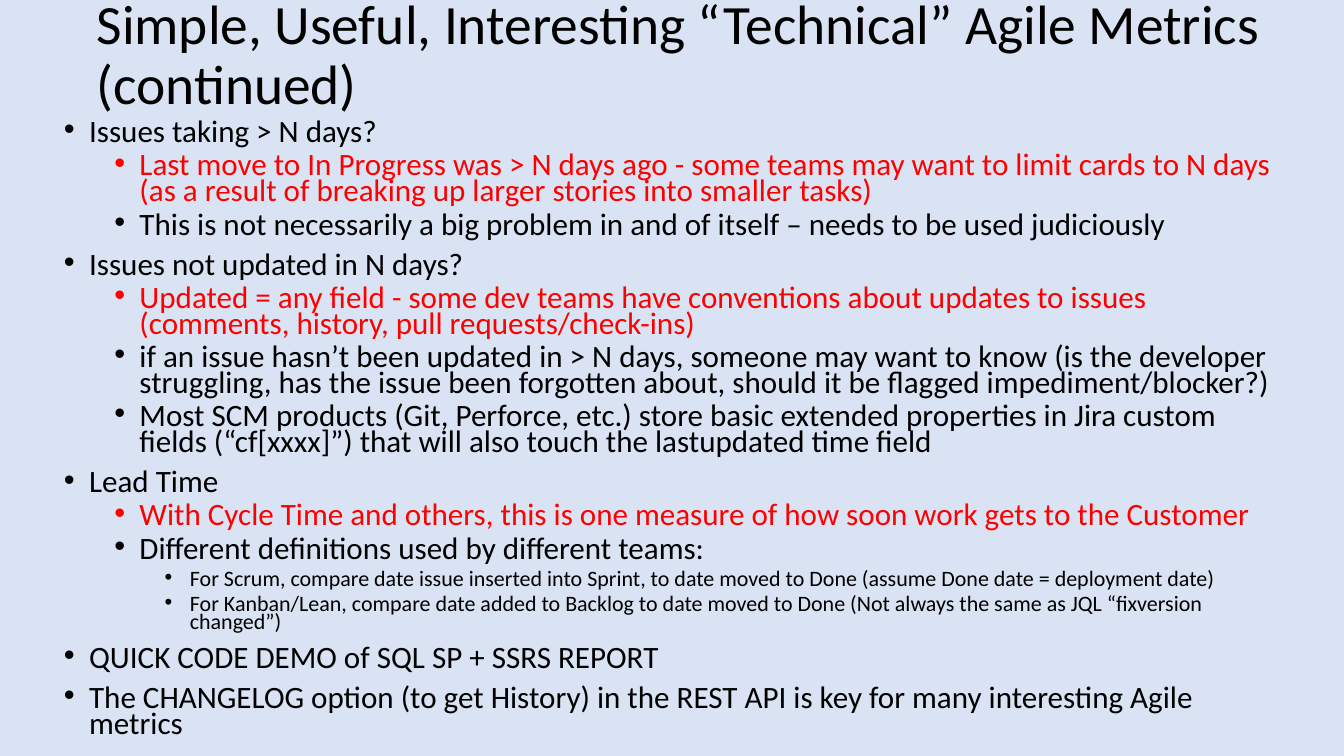
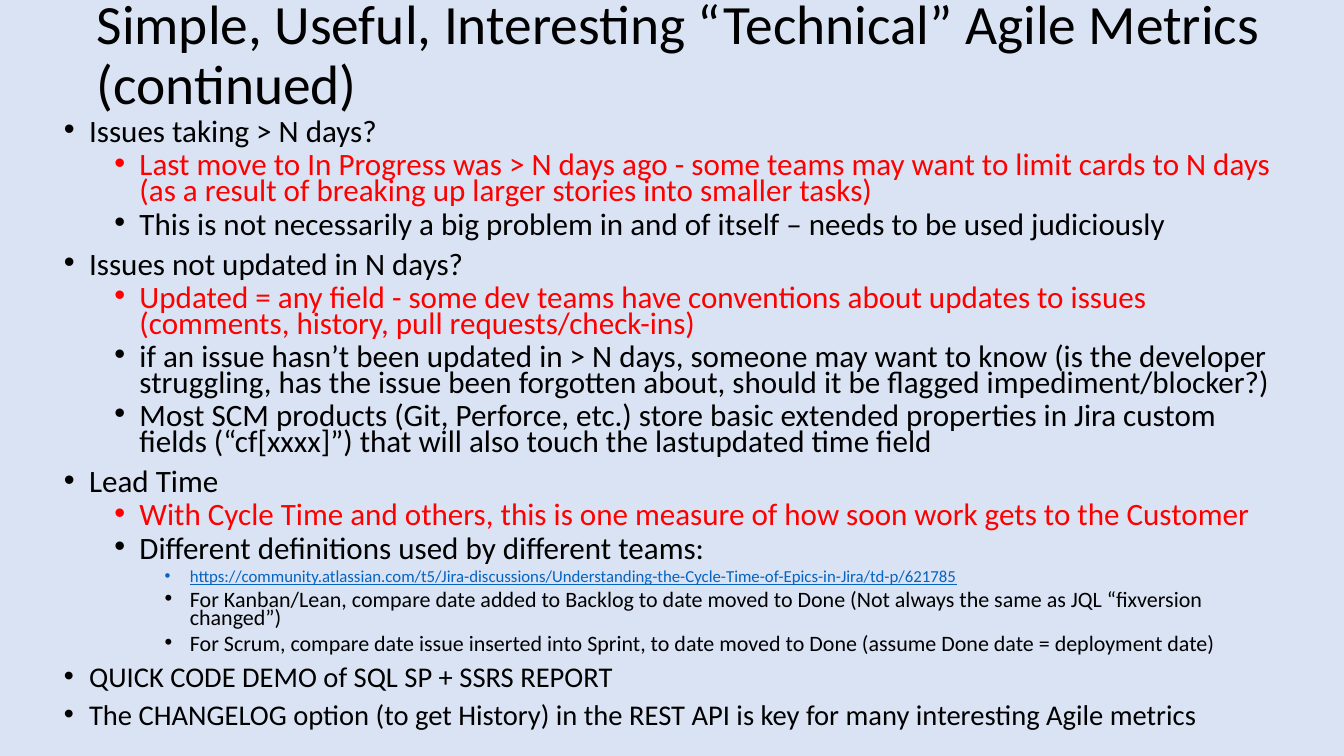
Before and after one commit to bobk/azurejirametrics, a slide deck: slide 8 of docs/Simple Jira Agile Metrics via Python and SQL (and Azure).pptx. Drawn at 1344x756 pixels with LibreOffice and Linux fonts; fonts in the diff are those of the drawing. Boxes give left, top, right and bottom in pixels: in the first picture for what was removed or moved away, otherwise in the second. Text is boxed around its words. In the diff, an @@ line names an element or a change of style, - is before the commit and + after.

Commit message:
useful URLs that discuss potential metrics calculations

```diff
--- a/docs/Simple Jira Agile Metrics via Python and SQL (and Azure).pptx
+++ b/docs/Simple Jira Agile Metrics via Python and SQL (and Azure).pptx
@@ text at (190, 570, 1202, 629): paragraphs added @@
+    • https://community.atlassian.com/t5/Jira-discussions/Understanding-the-Cycle-Time-of-Epics-in-Jira/td-p/621785
+    • For Kanban/Lean, compare date added to Backlog to date moved to Done (Not always the same as JQL “fixversion changed”)
@@ text at (190, 595, 1202, 633): paragraph removed @@
-    • For Kanban/Lean, compare date added to Backlog to date moved to Done (Not always the same as JQL “fixversion changed”)
@@ text at (89, 667, 1196, 730): size 22.2 to 20.4 pt in "QUICK CODE DEMO of SQL SP + ...", "The CHANGELOG option (to get History) in ..." @@
```
Also in this commit, not shown: 1 other slide changed, 2 slides added.
